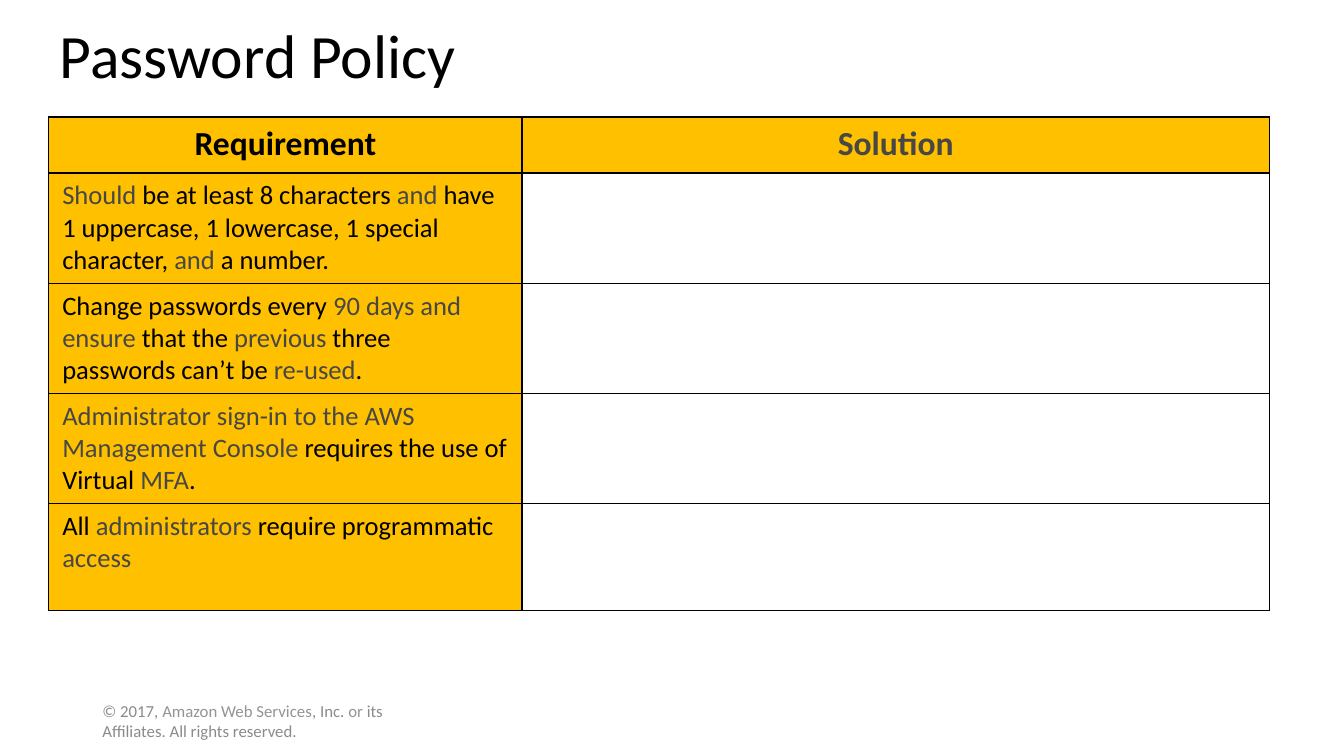
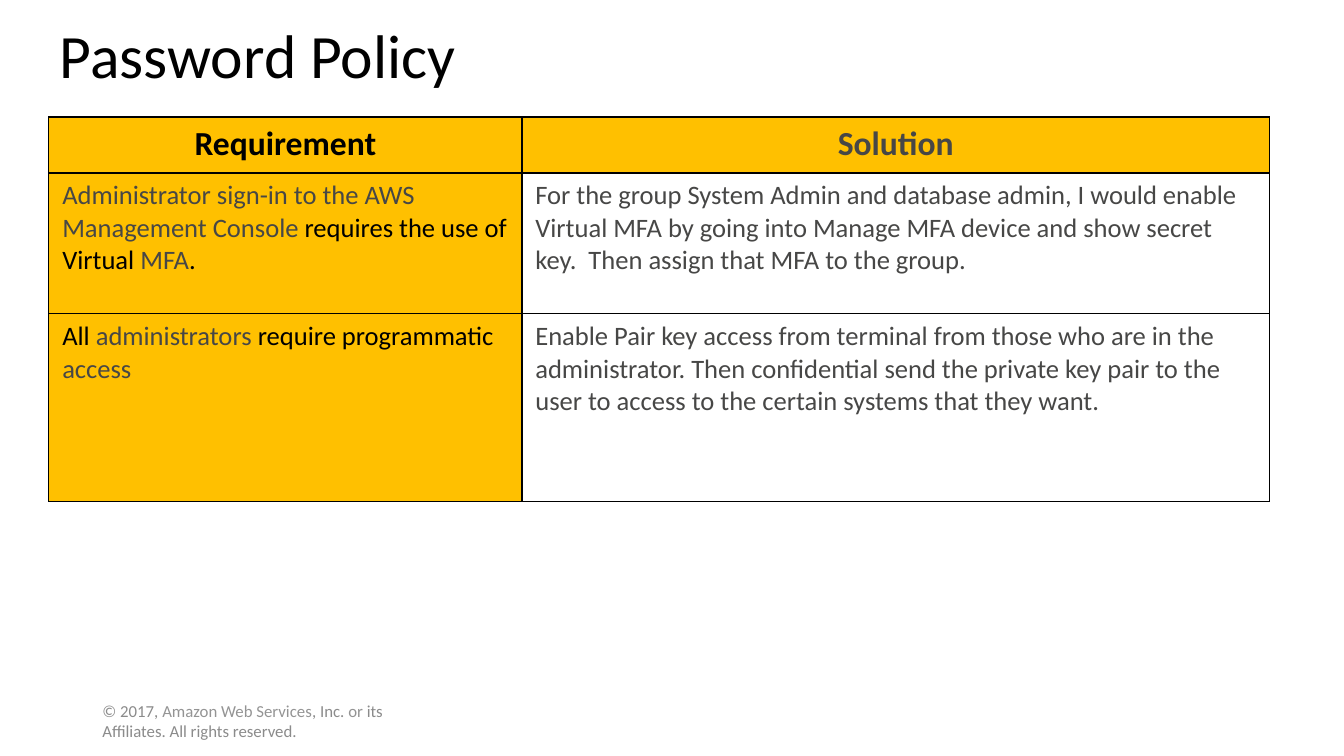
Before and after one commit to WilliamCareySemiColon/college_y3, a slide deck: slide 7 of Cloud_Computing/Labs/Assignment/part 1/Solution Template.pptx (slide 5 before the commit). Drawn at 1344x756 pixels with LibreOffice and Linux fonts; fonts in the diff are those of the drawing. Boxes give left, top, right and bottom in pixels: in the first picture for what was removed or moved away, otherwise in the second. Text is boxed around its words. In the diff, an @@ line names an element or a change of style, - is before the commit and + after.

Commit message:
added ai and cloud assignments specs

```diff
--- a/Cloud_Computing/Labs/Assignment/part 1/Solution Template.pptx
+++ b/Cloud_Computing/Labs/Assignment/part 1/Solution Template.pptx
@@ table at (49,117,1270,501) @@
-row 2: Should be at least 8 characters and have 1 uppercase, 1 lowercase, 1 special character, and a number. | 
-row 3: Change passwords every 90 days and ensure that the previous three passwords can’t be re-used. | 
-row 4: Administrator sign-in to the AWS Management Console requires the use of Virtual MFA. | 
-row 5: All administrators require programmatic access | 
+row 2: Administrator sign-in to the AWS Management Console requires the use of Virtual MFA. | For the group System Admin and database admin, I would enable Virtual MFA by going into Manage MFA device and show secret key. Then assign that MFA to the group.
+row 3: All administrators require programmatic access | Enable Pair key access from terminal from those who are in the administrator. Then confidential send the private key pair to the user to access to the certain systems that they want.
```
Also in this commit, not shown: 7 other slides changed, 4 slides added, 3 other files.
